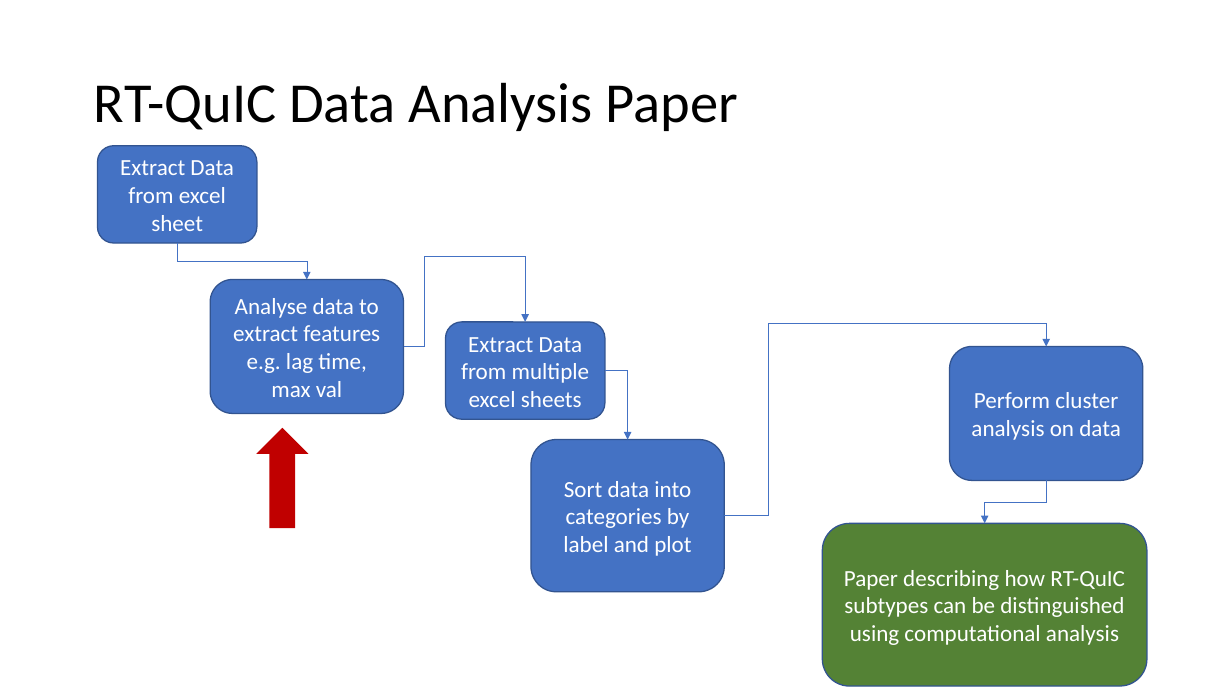
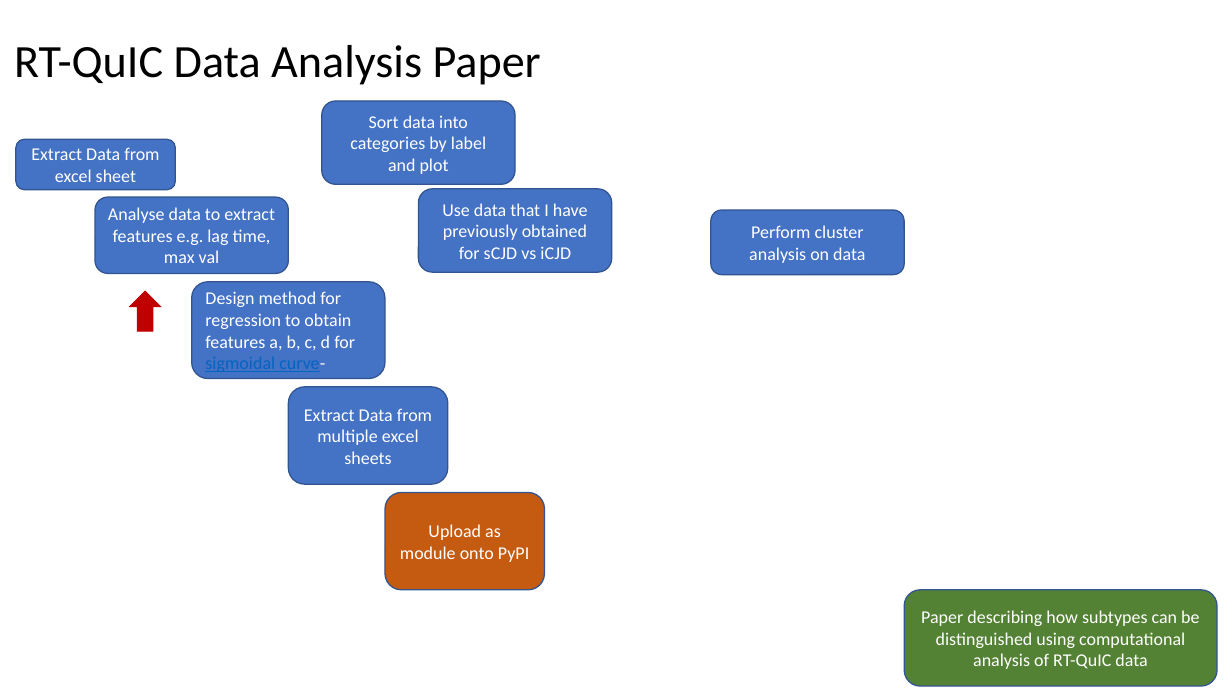
Before and after one commit to apeden/excelMaxRow, a slide deck: slide 1 of rtquicProjectFlow.pptx. Drawn at 1232x693 pixels with LibreOffice and Linux fonts; fonts in the diff are those of the drawing. Boxes give left, top, right and bottom in pixels: in the first picture for what was removed or moved away, otherwise in the second. Text is boxed around its words. In the diff, an @@ line names an element or a change of style, - is before the commit and + after.

```diff
--- a/rtquicProjectFlow.pptx
+++ b/rtquicProjectFlow.pptx
@@ title "RT-QuIC Data Analysis Paper": place and size @@
-title "RT-QuIC Data Analysis Paper" at [94,82,738,131]
+title "RT-QuIC Data Analysis Paper" at [14,45,541,85]
@@ title "RT-QuIC Data Analysis Paper" at [14,45,541,85]: size 44 to 36 pt @@
@@ size 18 to 14 pt in 5 elements at [16,140,176,190], [288,387,448,484], [95,197,288,274], [711,210,904,274], [322,101,515,184] @@
@@ rounded rectangle "Sort data into categories by ...": place and size @@
-rounded rectangle "Sort data into categories by ..." at [531,440,725,592]
+rounded rectangle "Sort data into categories by ..." at [322,101,515,184]
@@ rounded rectangle "Extract Data from excel sheet": place and size @@
-rounded rectangle "Extract Data from excel sheet" at [97,146,257,243]
+rounded rectangle "Extract Data from excel sheet" at [16,140,176,190]
@@ rounded rectangle "Analyse data to extract features ...": place and size @@
-rounded rectangle "Analyse data to extract features ..." at [211,280,404,414]
+rounded rectangle "Analyse data to extract features ..." at [95,197,288,274]
@@ rounded rectangle added at [419,189,612,272], fill #4472C4, outline #325491 1 pt, 14 pt, text #FFFFFF @@
+Use data that I have previously obtained for sCJD vs iCJD
@@ rounded rectangle "Perform cluster analysis on data": place and size @@
-rounded rectangle "Perform cluster analysis on data" at [950,347,1143,481]
+rounded rectangle "Perform cluster analysis on data" at [711,210,904,274]
@@ elbow arrow removed from (177, 243) to (307, 280) @@
@@ elbow arrow removed from (404, 347) to (525, 322) @@
@@ up arrow: place and size @@
-up arrow at [258,429,307,528]
+up arrow at [130,291,161,331]
@@ rounded rectangle added at [191,282,384,379], fill #4472C4, outline #325491 1 pt, 14 pt, text #FFFFFF @@
+Design method for regression to obtain features a, b, c, d for sigmoidal curve-
@@ elbow arrow removed from (725, 516) to (1046, 347) @@
@@ rounded rectangle "Extract Data from multiple excel ...": place and size @@
-rounded rectangle "Extract Data from multiple excel ..." at [445,322,605,419]
+rounded rectangle "Extract Data from multiple excel ..." at [288,387,448,484]
@@ elbow arrow removed from (605, 371) to (628, 440) @@
@@ rounded rectangle added at [385,493,545,590], fill #C55A11, outline #325491 1 pt, 14 pt, text #FFFFFF @@
+Upload as module onto PyPI
@@ elbow arrow removed from (1046, 481) to (985, 523) @@
@@ rounded rectangle "Paper describing how subtypes can ...": place and size @@
-rounded rectangle "Paper describing how subtypes can ..." at [823,523,1147,686]
+rounded rectangle "Paper describing how subtypes can ..." at [905,590,1218,686]
@@ text in rounded rectangle at [921,610,1199,669]: text changed; size 18 to 14 pt @@
-Paper describing how RT-QuIC subtypes can be distinguished using computational analysis
+Paper describing how subtypes can be distinguished using computational analysis of RT-QuIC data
```
Also in this commit, not shown: 1 slide added.
